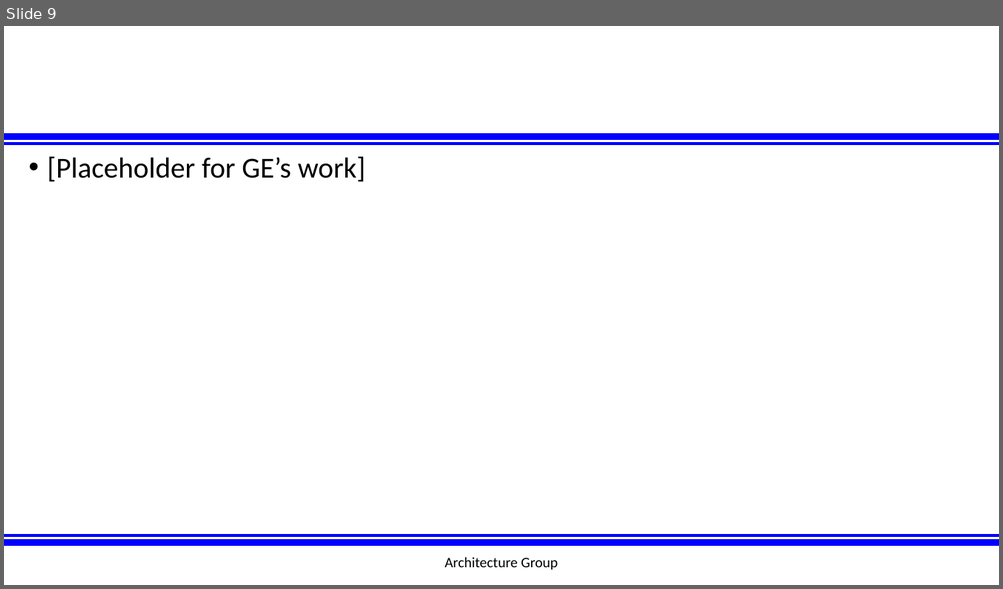
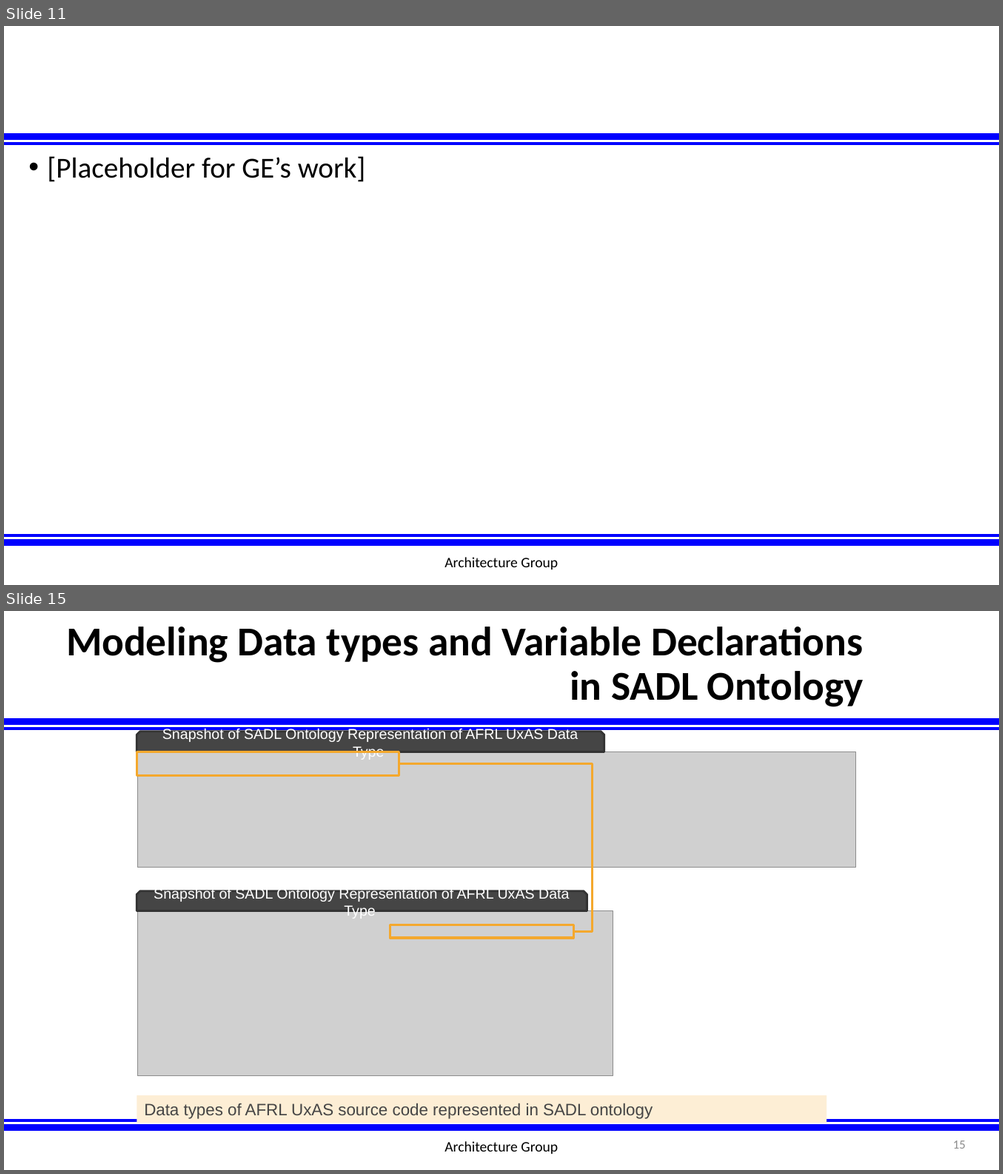
Before and after one commit to afrl-rq/OpenUxAS-SoI, a slide deck: presentations/S5_SoI_Architecture_Group.pptx. Shown one above the other, each under a label of ours: slide 9 before the commit, slides 11 and 15 after it; the slides between them are not shown. The pictures are 1003x589 and 1003x1174 pixels, drawn with LibreOffice and Linux fonts; fonts in the diff are those of the drawing; grey boxes stand for pictures; background and template pictures are left out. Boxes give left, top, right and bottom in pixels: in the first picture for what was removed or moved away, otherwise in the second. Text is boxed around its words. In the diff, an @@ line names an element or a change of style, - is before the commit and + after.

```diff
--- a/presentations/S5_SoI_Architecture_Group.pptx
+++ b/presentations/S5_SoI_Architecture_Group.pptx
@@ slide 15 added at <box>4,611,999,1170</box>, background #FFFFFF; not listed: 4 template elements that a slide beside it also shows @@
@@ title added at <box>66,627,863,707</box>, 39.6 pt, text #000000, bold @@
+Modeling Data types and Variable Declarations in SADL Ontology
@@ snip same rect added at <box>136,731,604,752</box>, fill #454545, outline #333333 2 pt, 14 pt, text #FFFFFF @@
+Snapshot of SADL Ontology Representation of AFRL UxAS Data Type
@@ rectangle added at <box>136,752,398,775</box>, outline #F4A82D 2.25 pt @@
@@ picture added at <box>137,752,855,868</box> @@
@@ elbow line added from (398, 764) to (573, 932), #F4A82D 2.25 pt @@
@@ snip same rect added at <box>136,891,586,911</box>, fill #454545, outline #333333 2 pt, 14 pt, text #FFFFFF @@
+Snapshot of SADL Ontology Representation of AFRL UxAS Data Type
@@ picture added at <box>137,911,613,1076</box> @@
@@ rectangle added at <box>390,925,573,938</box>, outline #F4A82D 2.25 pt @@
@@ rectangle added at <box>136,1096,827,1124</box>, fill #FDEED5, 16 pt, text #454545 @@
+Data types of AFRL UxAS source code represented in SADL ontology
@@ text added at <box>444,1142,558,1154</box>, 14 pt, text #000000 @@
+Architecture Group
@@ page number added at <box>953,1141,965,1149</box>, 12 pt, text #8C8C8C @@
+15
@@ what was slide 9 is now slide 11 @@
```
Also in this commit, not shown: 9 slides changed, 17 other slides added.
